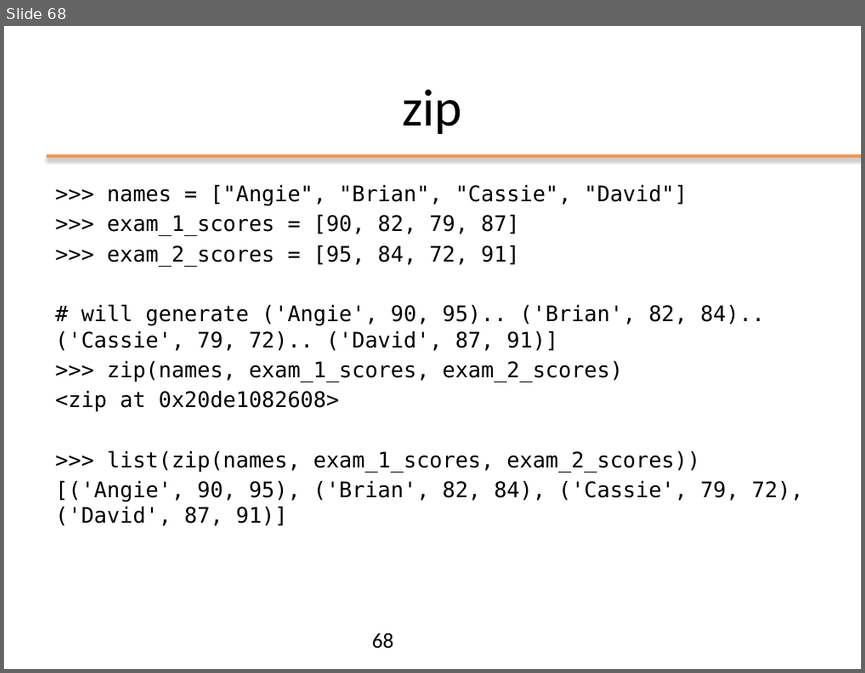
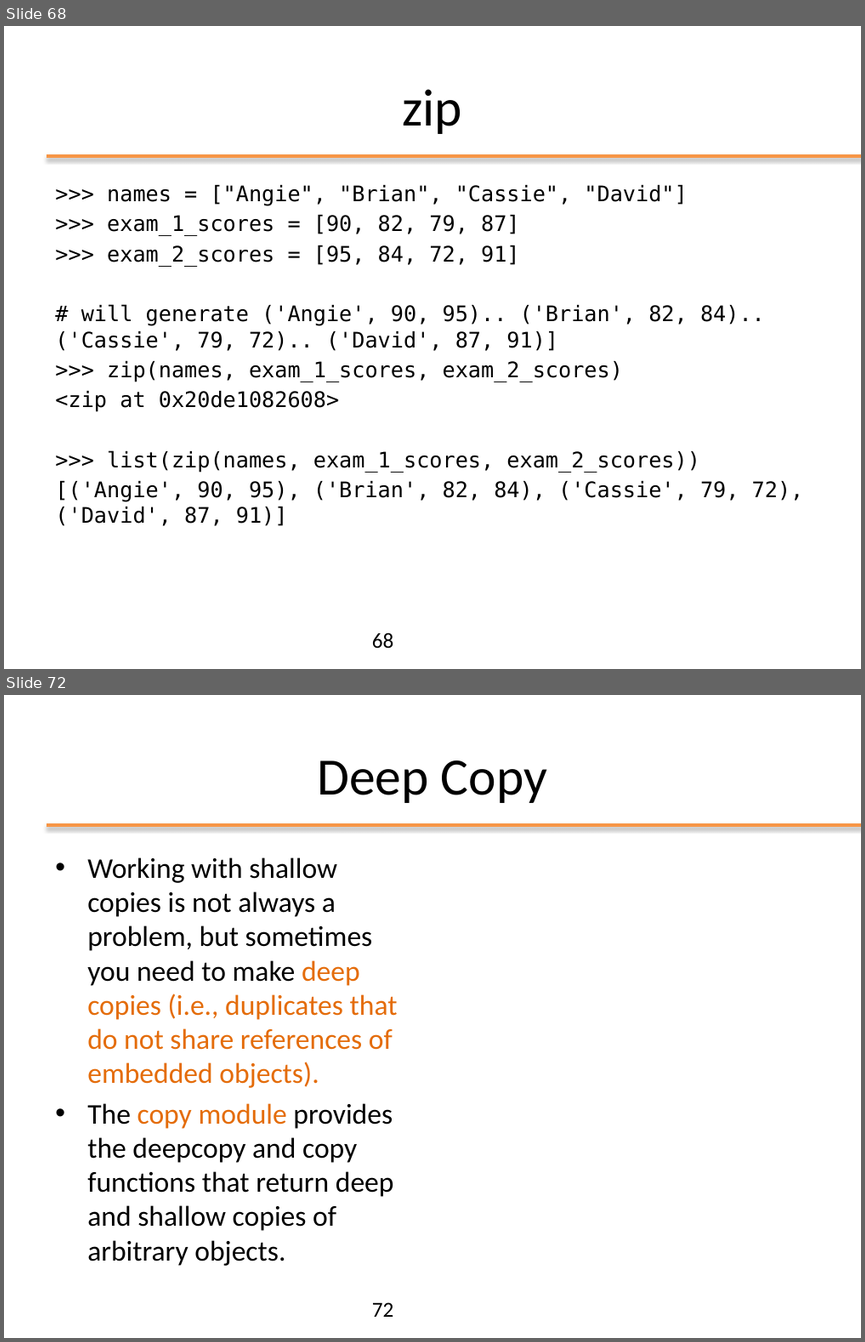
Before and after one commit to nbicocchi/ooprogramming, a slide deck: slides/python/ppt/02 - Data Structures.pptx. Shown one above the other, each under a label of ours: slide 68 before the commit, slides 68 and 72 after it; the slides between them are not shown. The pictures are 865x673 and 865x1342 pixels, drawn with LibreOffice and Linux fonts; fonts in the diff are those of the drawing. Boxes give left, top, right and bottom in pixels: in the first picture for what was removed or moved away, otherwise in the second. Text is boxed around its words. In the diff, an @@ line names an element or a change of style, - is before the commit and + after.

```diff
--- a/slides/python/ppt/02 - Data Structures.pptx
+++ b/slides/python/ppt/02 - Data Structures.pptx
@@ slide 72 added at [4,695,861,1338], background #FFFFFF; not listed: 1 template element that a slide beside it also shows @@
@@ title added at [317,760,547,803], 44 pt, text #000000 @@
+Deep Copy
@@ text added at [87,857,398,1265], 24 pt, text #000000 @@
+• Working with shallow copies is not always a problem, but sometimes you need to make deep copies (i.e., duplicates that do not share references of embedded objects).
+• The copy module provides the deepcopy and copy functions that return deep and shallow copies of arbitrary objects.
@@ page number added at [372,1302,394,1316], 18 pt, text #000000 @@
+72
```
Also in this commit, not shown: 2 slides changed, 3 other slides added, 3 other files.
